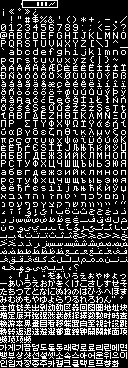
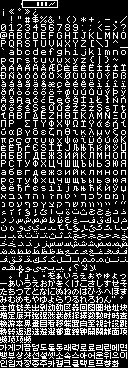
Before/after of a 128 × 368 layered artwork. What changed in the layer stack:
painted on "bg" over [1,208,127,272]
